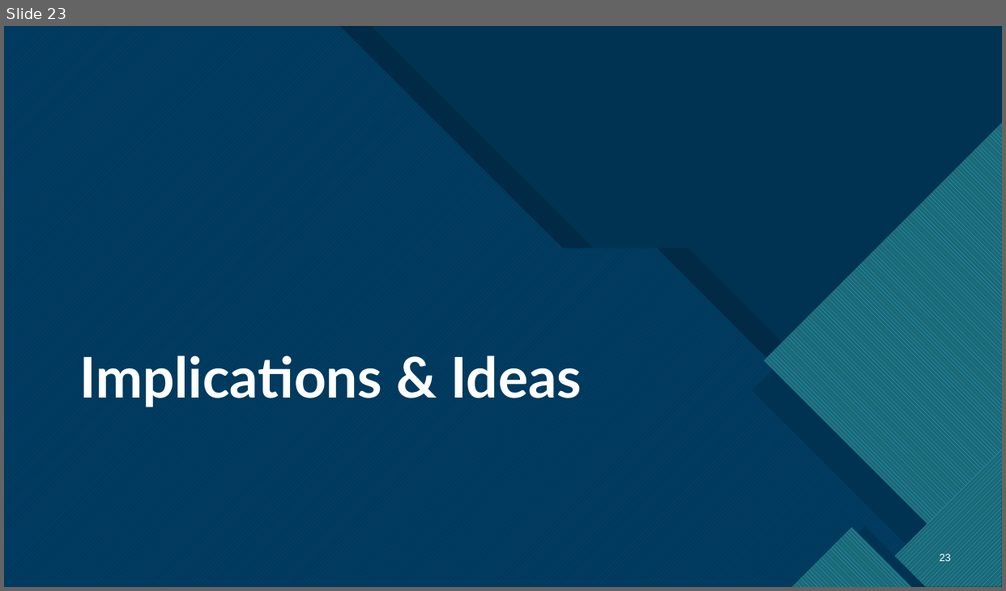
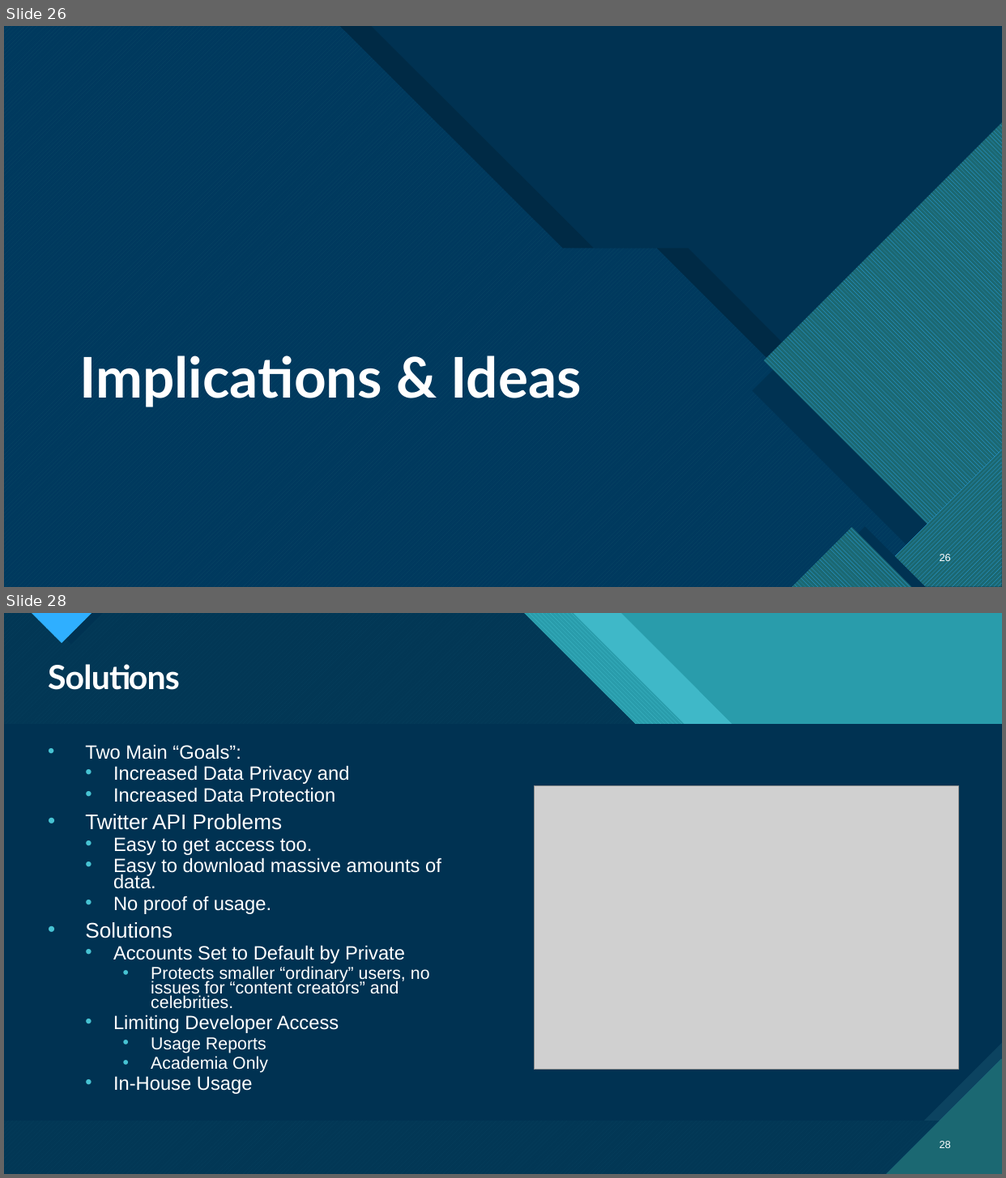
Before and after one commit to HunBurry/hon450-451, a slide deck: docs/Honors Thesis Presentation.pptx. Shown one above the other, each under a label of ours: slide 23 before the commit, slides 26 and 28 after it; the slides between them are not shown. The pictures are 1006x591 and 1006x1178 pixels, drawn with LibreOffice and Linux fonts; fonts in the diff are those of the drawing; grey boxes stand for pictures. Boxes give left, top, right and bottom in pixels: in the first picture for what was removed or moved away, otherwise in the second. Text is boxed around its words. In the diff, an @@ line names an element or a change of style, - is before the commit and + after.

```diff
--- a/docs/Honors Thesis Presentation.pptx
+++ b/docs/Honors Thesis Presentation.pptx
@@ slide 28 added at <box>4,613,1002,1174</box>, background #47C3D3; not listed: 13 template elements that a slide beside it also shows @@
@@ rectangle added at <box>4,613,1002,1174</box>, fill #299CAB @@
@@ rectangle added at <box>4,613,1002,1174</box>, fill #299CAB @@
@@ freeform shape added at <box>4,613,1002,1174</box>, fill #47C3D3 at 74% opacity @@
@@ freeform shape added at <box>4,613,1002,1174</box>, fill pattern #47C3D3 on #1B6872 @@
@@ freeform shape added at <box>4,613,1002,1174</box>, fill #003352 at 90% opacity @@
@@ title added at <box>48,664,180,690</box>, 32 pt, text #FFFFFF, bold @@
+Solutions
@@ text added at <box>85,744,441,1094</box>, 18.5 pt, text #FFFFFF @@
+• Two Main “Goals”:
+  • Increased Data Privacy and
+  • Increased Data Protection
+• Twitter API Problems
+  • Easy to get access too.
+  • Easy to download massive amounts of data.
+  • No proof of usage.
+• Solutions
+  • Accounts Set to Default by Private
+    • Protects smaller “ordinary” users, no issues for “content creators” and celebrities.
+  • Limiting Developer Access
+    • Usage Reports
+    • Academia Only
+  • In-House Usage
@@ picture added at <box>534,786,958,1070</box> @@
@@ page number added at <box>940,1141,951,1148</box>, 10 pt, text #FFFFFF @@
+28
@@ what was slide 23 is now slide 26 @@
@@ page number at <box>940,554,951,564</box>: text changed @@
-23
+26
```
Also in this commit, not shown: 3 slides changed, 8 other slides added, 11 slides removed.
